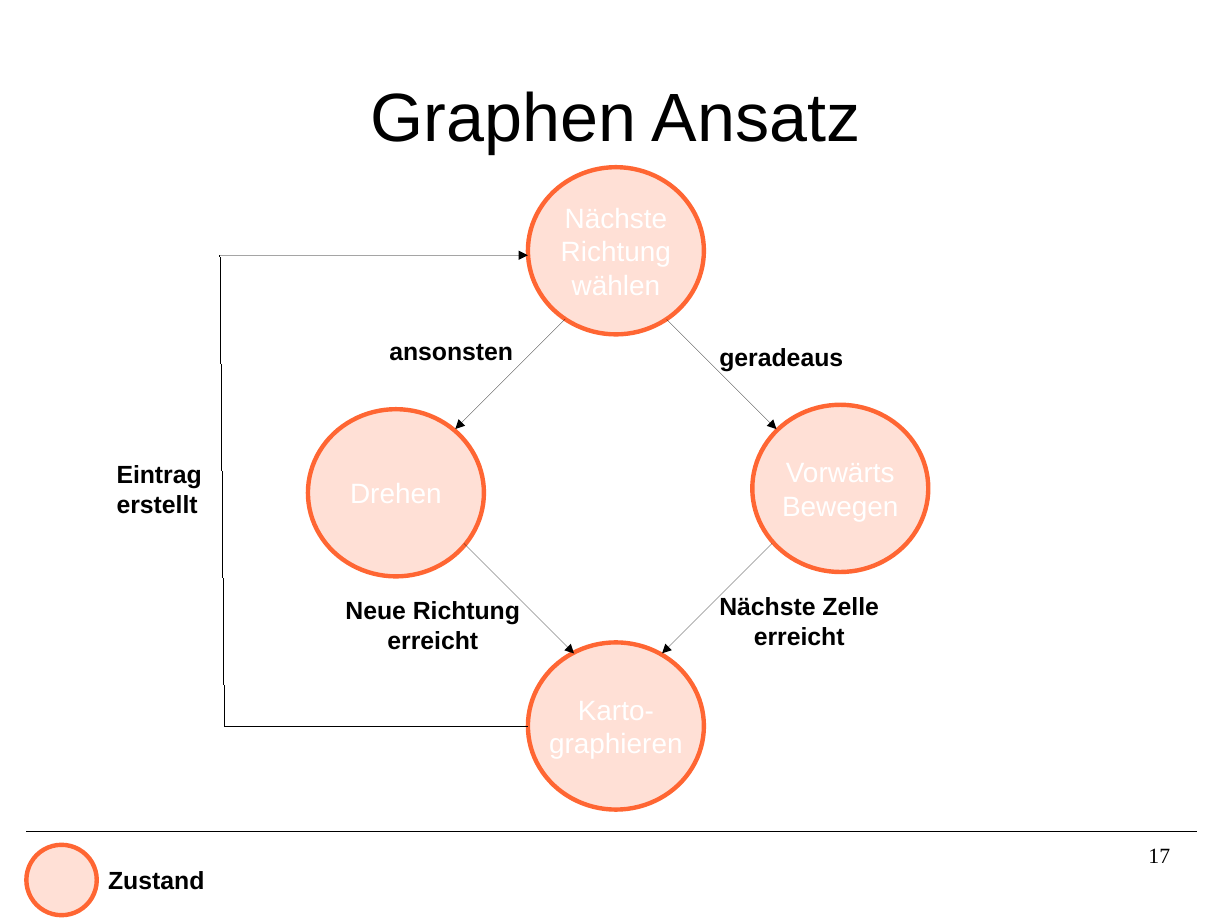
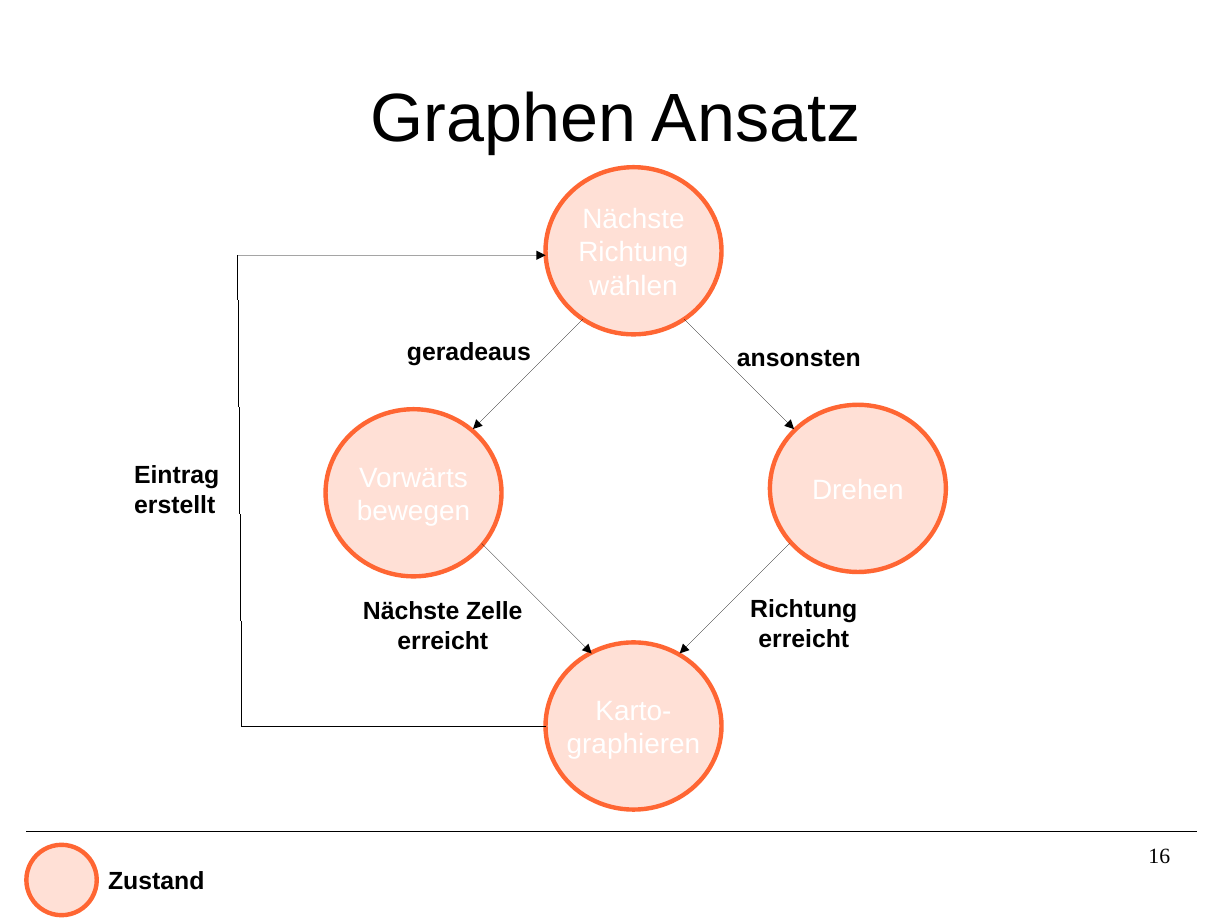
Before and after one commit to Smart-Minotaur/nxt_minotaur, a slide deck: slide 16 of doc/Präsentation.odp (slide 17 before the commit). Drawn at 1232x924 pixels with LibreOffice and Linux fonts; fonts in the diff are those of the drawing. Boxes give left, top, right and bottom in pixels: in the first picture for what was removed or moved away, otherwise in the second. Text is boxed around its words. In the diff, an @@ line names an element or a change of style, - is before the commit and + after.

Commit message:
minor fixes

```diff
--- a/doc/Präsentation.odp
+++ b/doc/Präsentation.odp
@@ text "geradeaus": place and size @@
-text "geradeaus" at [719, 348, 843, 373]
+text "geradeaus" at [407, 342, 531, 366]
@@ text "ansonsten" rewrapped from [389, 343, 513, 361] to [737, 349, 861, 373] @@
@@ ellipse: place and size @@
-ellipse at [309, 409, 484, 577]
+ellipse at [325, 409, 501, 577]
@@ 5 arrows, 3 ellipses, 2 lines, 1 text: place and size @@
-5 arrows, 3 ellipses, 2 lines, 1 text at [117, 168, 928, 811]
+5 arrows, 3 ellipses, 2 lines, 1 text at [134, 168, 946, 811]
@@ text "Nächste Zelle": place and size @@
-text "Nächste Zelle" at [345, 599, 520, 650]
+text "Nächste Zelle" at [363, 601, 522, 650]
@@ text "Richtung": place and size @@
-text "Richtung" at [719, 595, 878, 646]
+text "Richtung" at [750, 599, 857, 648]
@@ text at [750, 599, 857, 623]: text changed @@
-Nächste Zelle
+Richtung
@@ text at [363, 601, 522, 620]: text changed @@
-Neue Richtung
+Nächste Zelle
@@ page number at [1148, 848, 1170, 864]: text changed @@
-17
+16
```
Also in this commit, not shown: 5 other slides changed, 1 slide added, 2 slides removed.
